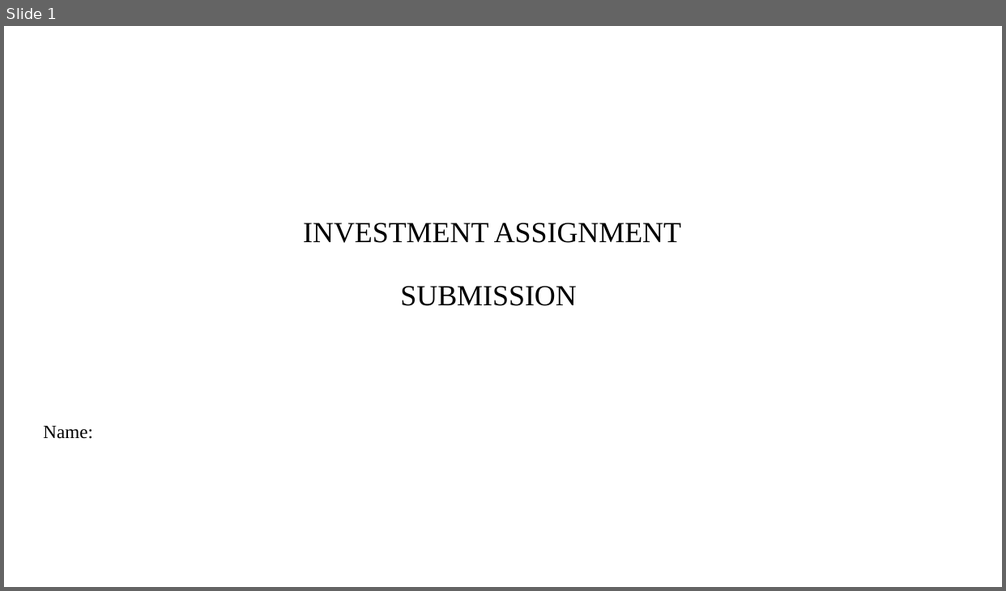
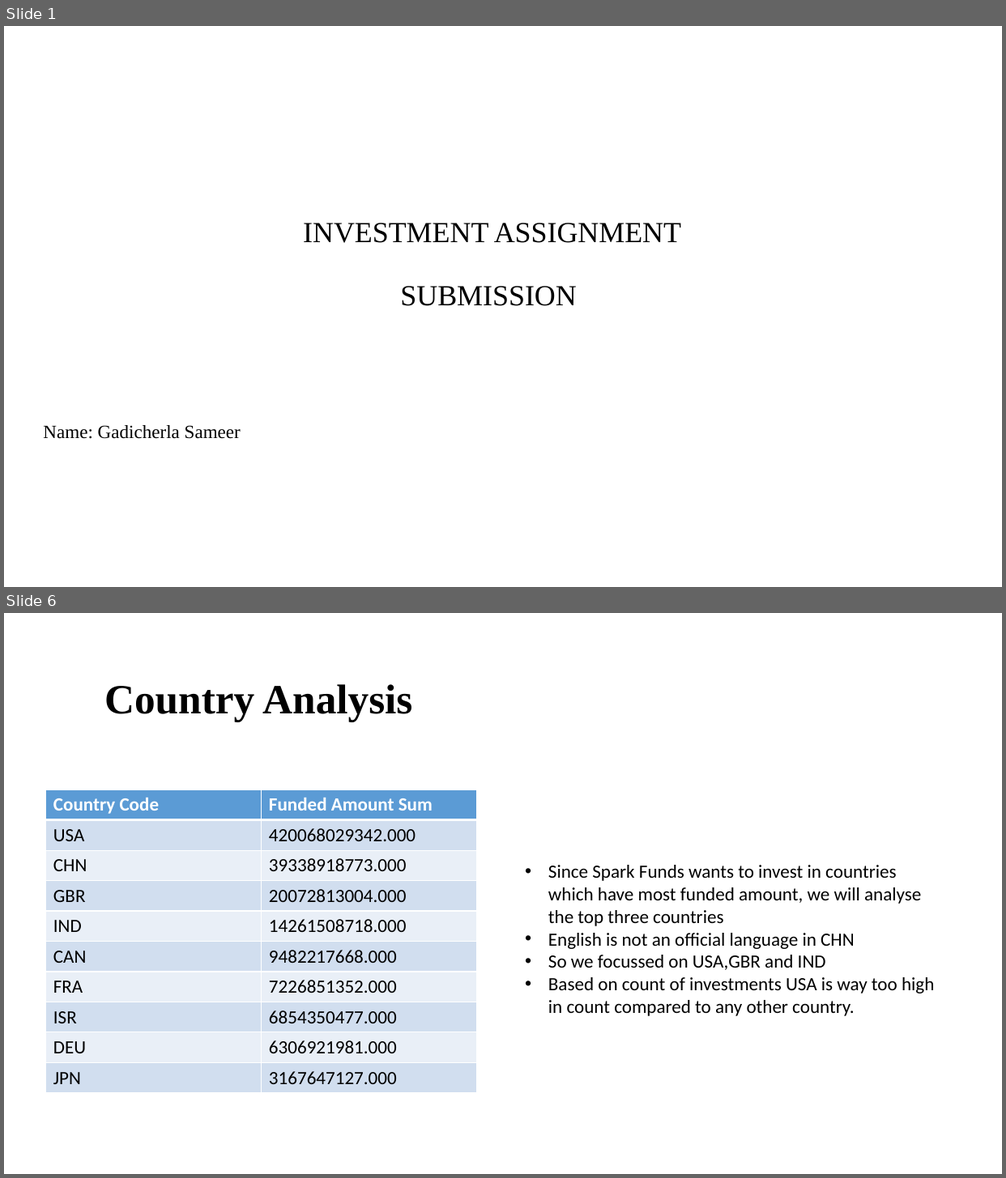
Before and after one commit to sameerg07/EDA_SparkFunds, a slide deck: Data/INVEST.pptx. Shown one above the other, each under a label of ours: slide 1 before the commit, slides 1 and 6 after it; the slides between them are not shown. The pictures are 1006x591 and 1006x1178 pixels, drawn with LibreOffice and Linux fonts; fonts in the diff are those of the drawing; background and template pictures are left out. Boxes give left, top, right and bottom in pixels: in the first picture for what was removed or moved away, otherwise in the second. Text is boxed around its words. In the diff, an @@ line names an element or a change of style, - is before the commit and + after.

```diff
--- a/Data/INVEST.pptx
+++ b/Data/INVEST.pptx
@@ slide 6 added at <box>4,613,1002,1174</box>, background #FFFFFF @@
@@ title added at <box>104,684,412,722</box>, 40 pt, text #000000, bold @@
+Country Analysis
@@ table added at <box>46,790,477,1089</box>, 10 rows, 2 columns @@
+Country Code | Funded Amount Sum
+USA | 420068029342.000
+CHN | 39338918773.000
+GBR | 20072813004.000
+IND | 14261508718.000
+CAN | 9482217668.000
+FRA | 7226851352.000
+ISR | 6854350477.000
+DEU | 6306921981.000
+JPN | 3167647127.000
@@ text added at <box>548,865,934,1016</box>, 18 pt, text #000000 @@
+• Since Spark Funds wants to invest in countries which have most funded amount, we will analyse the top three countries
+• English is not an official language in CHN
+• So we focussed on USA,GBR and IND
+• Based on count of investments USA is way too high in count compared to any other country.
@@ slide 1 changed as well @@
@@ subtitle at <box>43,425,241,439</box>: text changed @@
-Name:
+Name: Gadicherla Sameer
```
Also in this commit, not shown: 9 other slides added, 9 slides removed, 4 other files.
